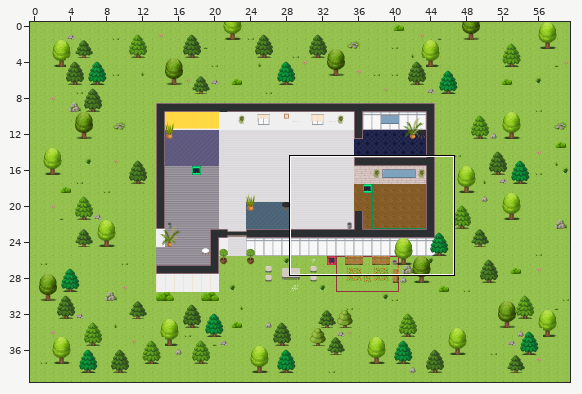
Tiled map (JSON), stored at office.tmj. Above, an overview of the earlier version with the close-up marked.
Close-up. Earlier state:
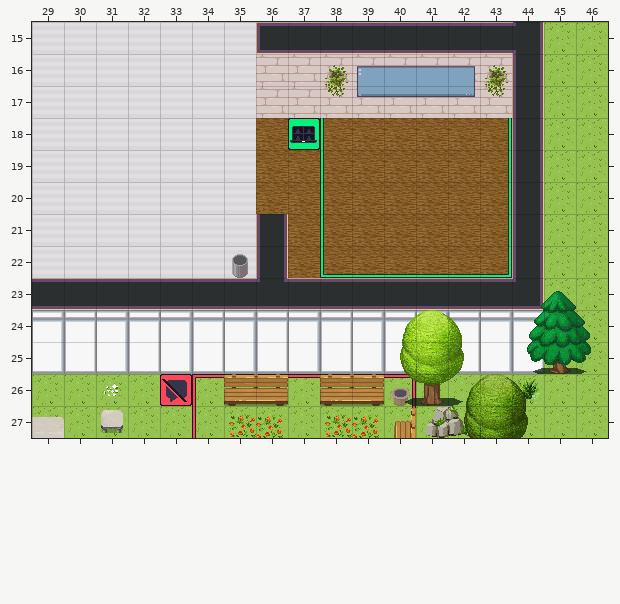
Cells are 32x32 px. Shown: x 29..46, y 15..27. The commit also changed other parts of the map, which this record leaves out.
And afterwards:
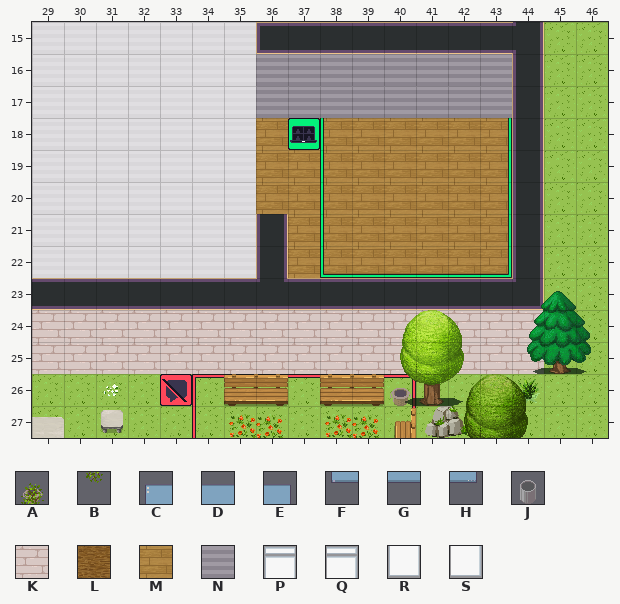
Key: from "WA_Decoration": A 77, B 89; from "WA_Miscellaneous": C 40, D 41, E 42, F 50, G 51, H 52, J 60; from "WA_Room_Builder": K 310, L 352, M 375, N 383, P 732, Q 733, R 757, S 758.
_ is an empty cell.
Tiles replaced or removed in this view: A, B, C, D, E, F, G, H, J, K, L, P, Q, R, S.
Difference:
Changed rows in their new state; . is an unchanged cell.
Layer "floor/floor1":
first column x 36:
18 M.MMMMMM
19 MMMMMMMM
20 MMMMMMMM
21 .MMMMMMM
22 .MMMMMMM
Layer "walls/walls1":
first column x 36:
16 NNNNNNNN
17 NNNNNNNN
first column x 29:
24 KKKKKKKKKKKKKKKK
25 KKKKKKKKKKKK.KKK
Layer "furniture/furniture3":
first column x 39:
16 ____
17 ____
first column x 35:
22 _
Layer "above/above2":
first column x 38:
16 _...._
17 _...._
Boxes around the changes in both close-ups, in picture pixels (x1, y1, x2, y2):
changed: (256, 54, 512, 278)
removed: (232, 254, 248, 278)
changed: (32, 310, 544, 374)
